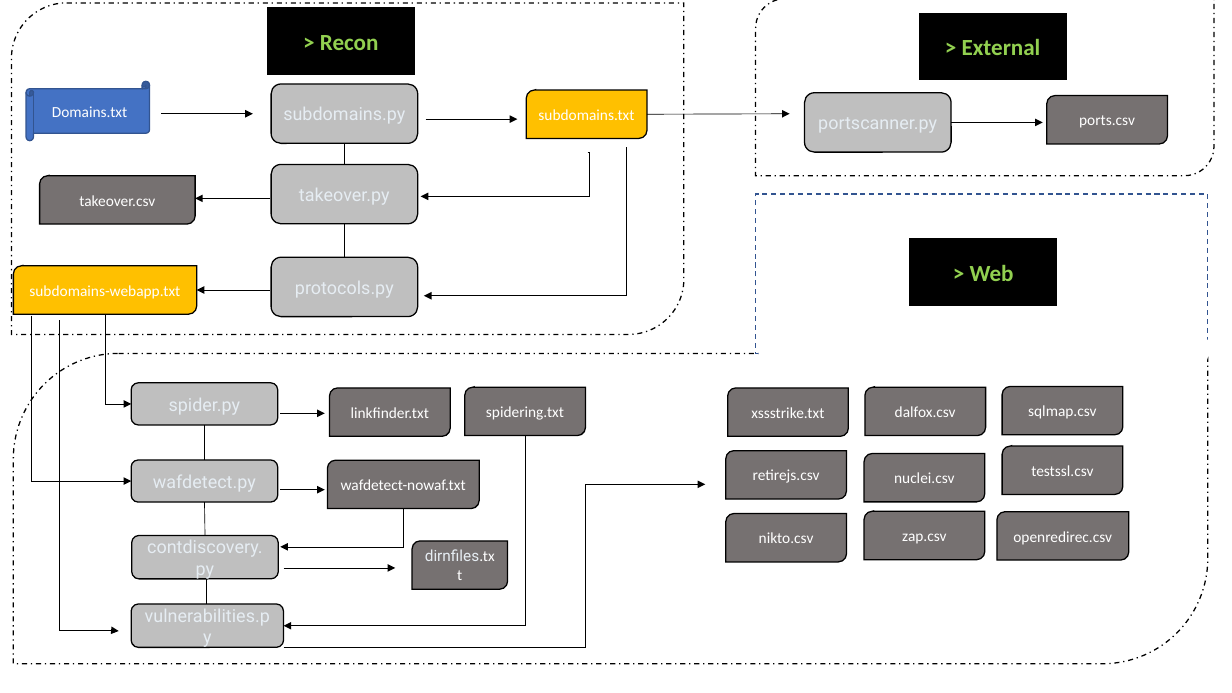
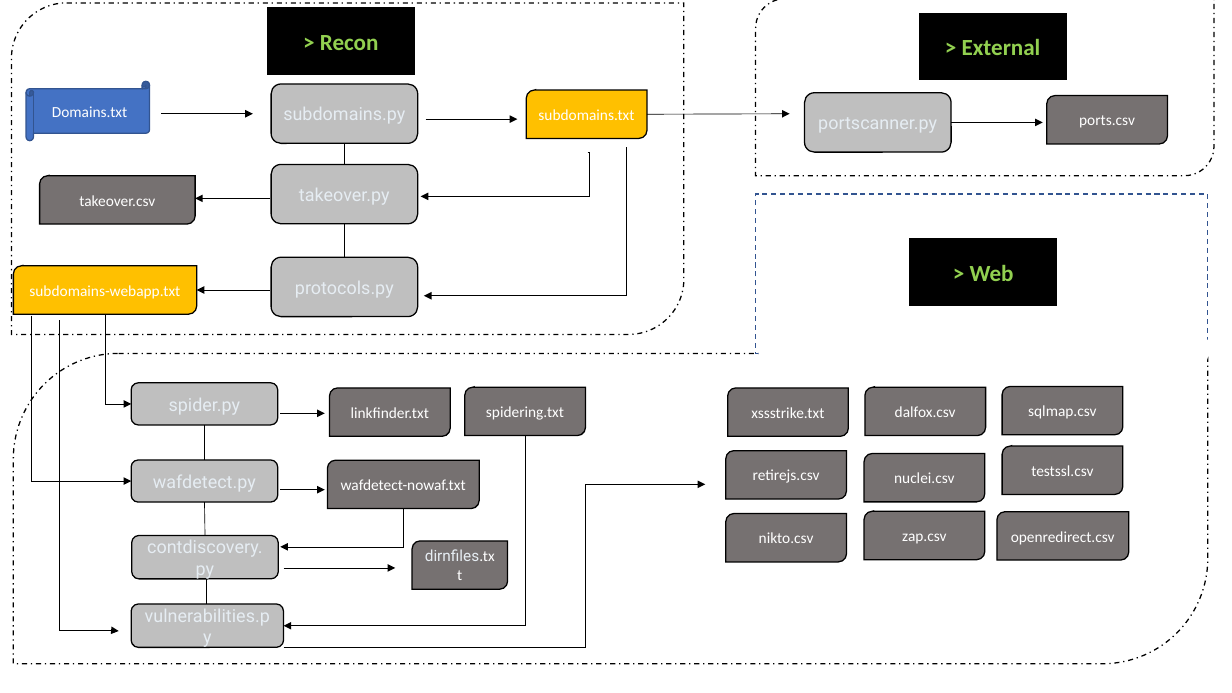
Before and after one commit to badBounty/HunterXL, a slide deck: slide 1 of workflow.pptx. Drawn at 1232x693 pixels with LibreOffice and Linux fonts; fonts in the diff are those of the drawing. Boxes give left, top, right and bottom in pixels: in the first picture for what was removed or moved away, otherwise in the second. Text is boxed around its words. In the diff, an @@ line names an element or a change of style, - is before the commit and + after.

```diff
--- a/workflow.pptx
+++ b/workflow.pptx
@@ text in round diag rect at box(1011, 531, 1115, 545): text changed @@
-openredirec.csv
+openredirect.csv
```
Also in this commit, not shown: 3 other files.
